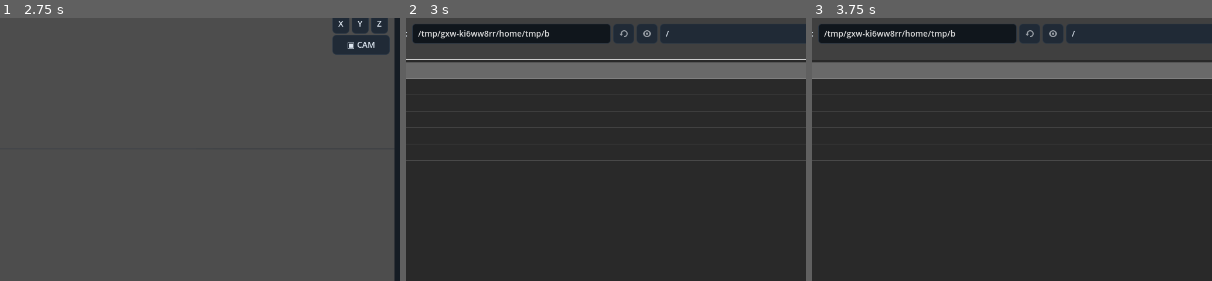
Above: before the commit, frames 1-3 (left to right).
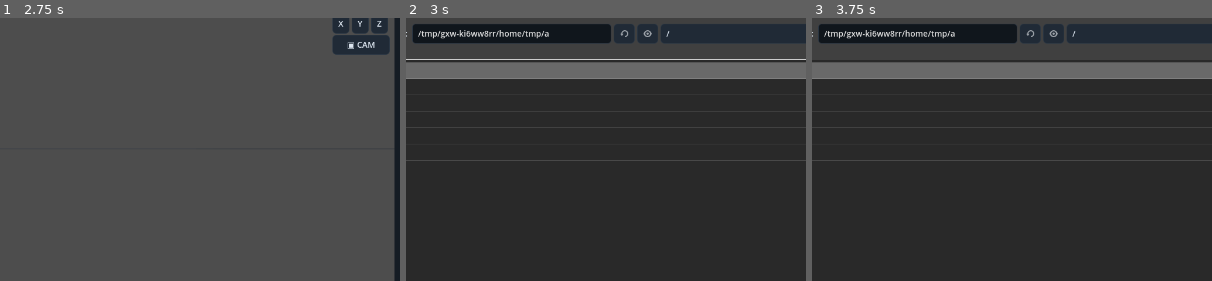
Above: after the commit, the same moments.

Repository: Onnevan/Kabuki
Game: Godot game, scene res://editor/main.tscn
Two runs of this game, one before a commit and one after it. Both use one fixed random seed, a clock stepped at 60 frames per second and the inputs below.
Inputs (mouse positions are % of the whole screen's width and height, from its top left):
- Up to frame 1 (2.75 s): click "↶" at 0.5 s; click "↷" at 1.25 s; click "OPEN" at 2 s
- Up to frame 2 (3 s): click "＋ IMPORT" at 2.75 s
- Up to frame 3 (3.75 s): click (37, 77) at 3.52 s; type "12" at 3.6 s
The pictures show only the part of the screen within x 27-77%, y 15-65%; the shares and areas given below are measured in that part.

Frame 1 is identical in both runs. In frame 2, less than 0.1% of the frame differs, in the area x 34-66%, y 3-9%; in frame 3, less than 0.1%.

Commit message:
Represent armatures as first class scene objects

Diff:
--- a/editor/main.gd
+++ b/editor/main.gd
@@ -1338,6 +1338,7 @@
 	var child_model: MotionObject = ProjectStore.objects[selected_object_id]
 	var parent_model: MotionObject = ProjectStore.objects[parent_id]
 	if rigging_controller.set_parent(child_model, parent_model, selected_scene_node, scene_nodes[parent_id], true):
+		_refresh_scene_object_list()
 		status.text = child_model.name + " parented to " + parent_model.name
 
 func _on_clear_rig_parent() -> void:
@@ -1349,6 +1350,7 @@
 	selected_scene_node.global_transform = global_before
 	obj.parent_id = ""
 	obj.transform = selected_scene_node.transform
+	_refresh_scene_object_list()
 	status.text = obj.name + " parent cleared"
 
 func _on_pivot_here() -> void:
@@ -1364,9 +1366,14 @@
 	if active_rig_id.is_empty():
 		active_rig_id = "rig-" + str(ResourceUID.create_id())
 		var created: RefCounted = rigging_controller.create_rig(active_rig_id)
+		var rig_obj := MotionObject.new("Armature", "rig", "character")
+		rig_obj.id = active_rig_id
+		rig_obj.components["deform"]["rig_id"] = active_rig_id
 		active_rig_runtime = RigRuntimeClass.new()
 		world_root.add_child(active_rig_runtime)
 		active_rig_runtime.setup(created)
+		scene_object_controller.register(rig_obj,active_rig_runtime)
+		_refresh_scene_object_list()
 		return created
 	var existing: RefCounted = rigging_controller.rigs.get(active_rig_id)
 	if active_rig_runtime == null and existing != null:
